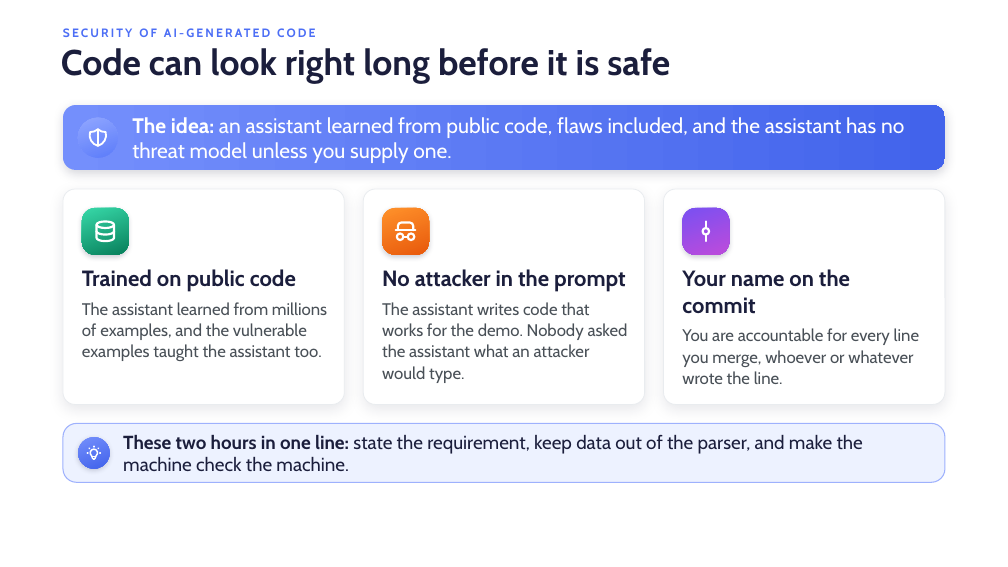
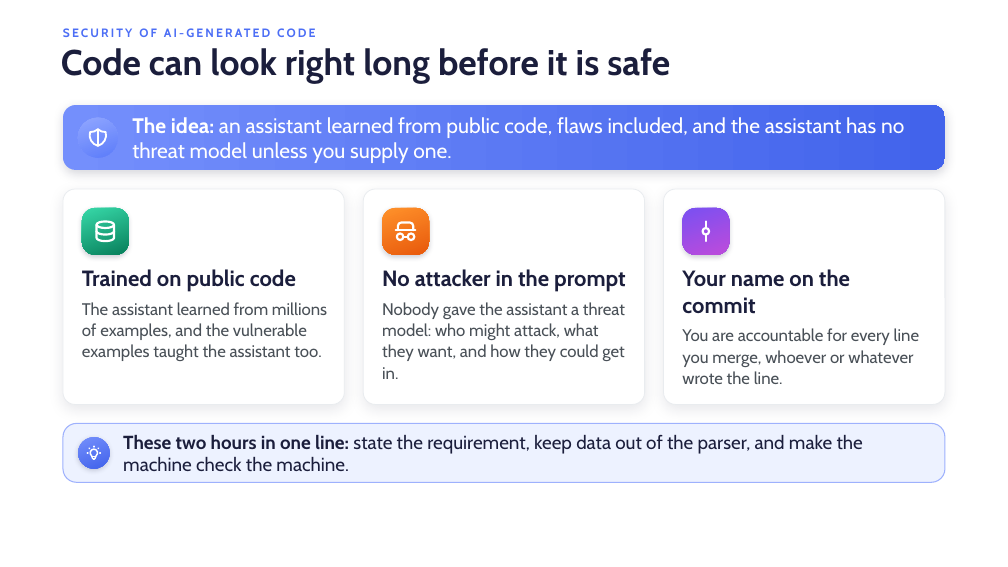
Before and after one commit to danielcregg/ai-assisted-programming, a slide deck: slide 3 of lectures-and-labs/week08/security-lecture.pptx. Drawn at 1008x567 pixels with LibreOffice and Linux fonts; fonts in the diff are those of the drawing; background and template pictures are left out. Boxes give left, top, right and bottom in pixels: in the first picture for what was removed or moved away, otherwise in the second. Text is boxed around its words. In the diff, an @@ line names an element or a change of style, - is before the commit and + after.

```diff
--- a/lectures-and-labs/week08/security-lecture.pptx
+++ b/lectures-and-labs/week08/security-lecture.pptx
@@ text at [382,302,625,379]: text changed @@
-The assistant writes code that works for the demo. Nobody asked the assistant what an attacker would type.
+Nobody gave the assistant a threat model: who might attack, what they want, and how they could get in.
```
